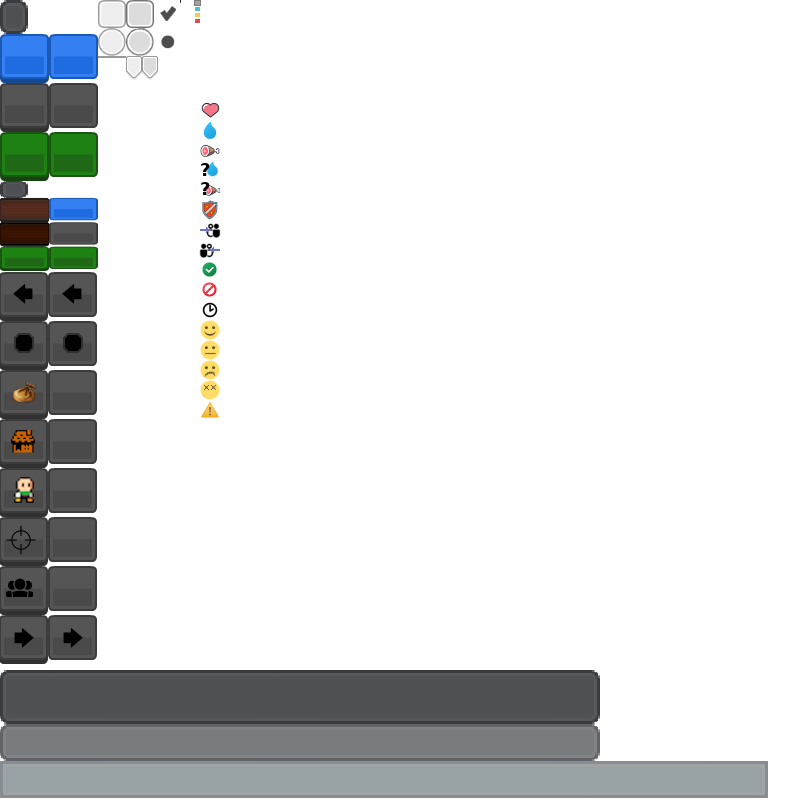
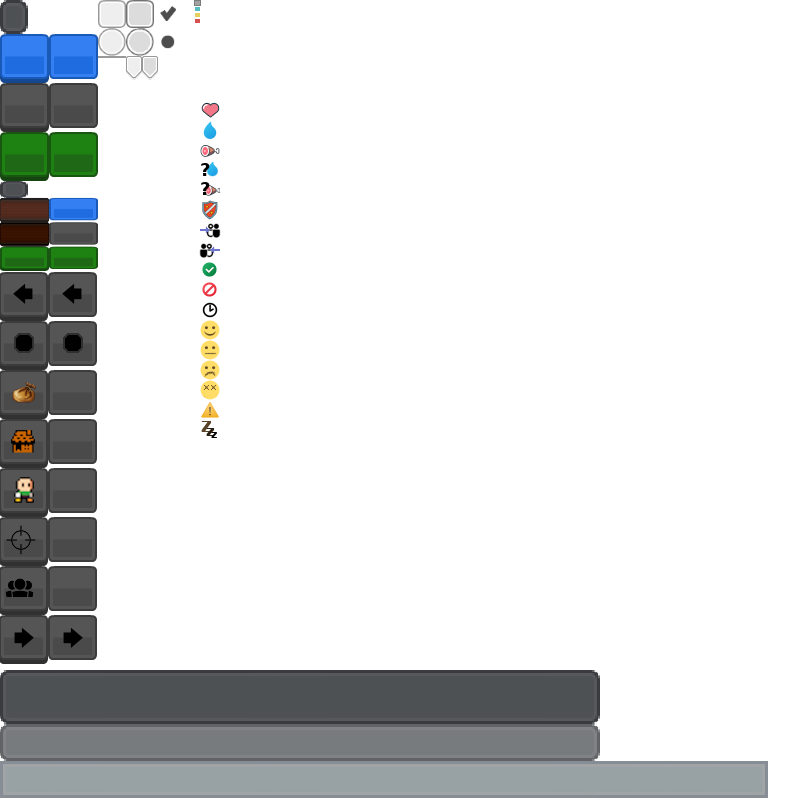
Before/after of a (800, 800) layered artwork. What changed in the layer stack:
added layer "zzz" above "ui.png" over box(201, 421, 217, 438)
